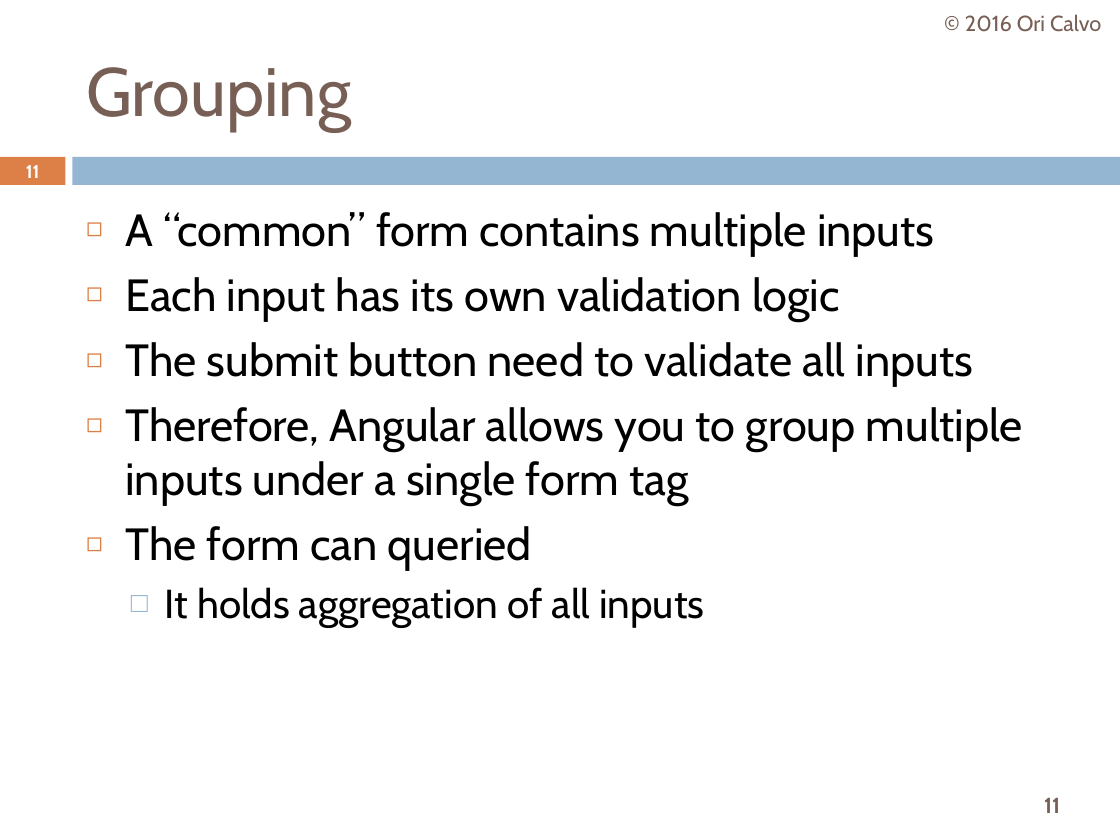
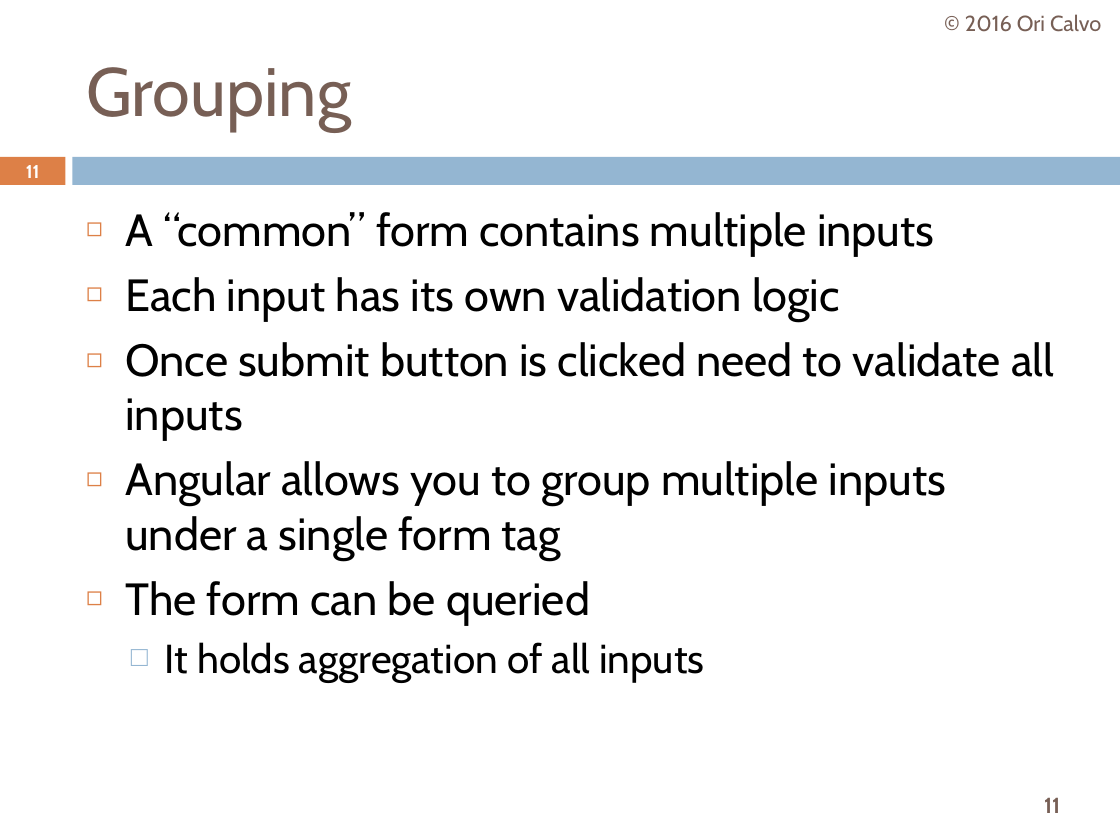
Before and after one commit to oricalvo/course-angular, a slide deck: slide 11 of PPTs/08 Forms.pptx. Drawn at 1120x840 pixels with LibreOffice and Linux fonts; fonts in the diff are those of the drawing. Boxes give left, top, right and bottom in pixels: in the first picture for what was removed or moved away, otherwise in the second. Text is boxed around its words. In the diff, an @@ line names an element or a change of style, - is before the commit and + after.

```diff
--- a/PPTs/08 Forms.pptx
+++ b/PPTs/08 Forms.pptx
@@ text at box(125, 342, 1054, 626): text changed @@
-◻ The submit button need to validate all inputs
-◻ Therefore, Angular allows you to group multiple inputs under a single form tag
-◻ The form can queried
+◻ Once submit button is clicked need to validate all inputs
+◻ Angular allows you to group multiple inputs under a single form tag
+◻ The form can be queried
```
Also in this commit, not shown: 10 other slides changed, 1 slide added, 2 other files.
